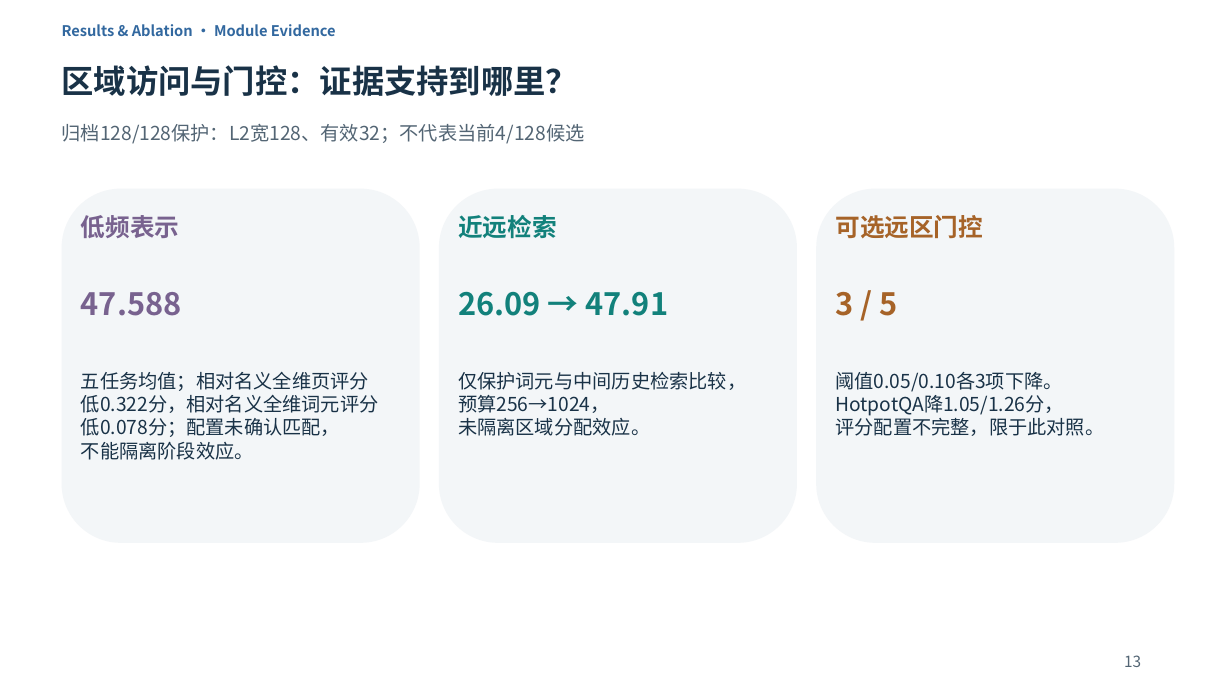
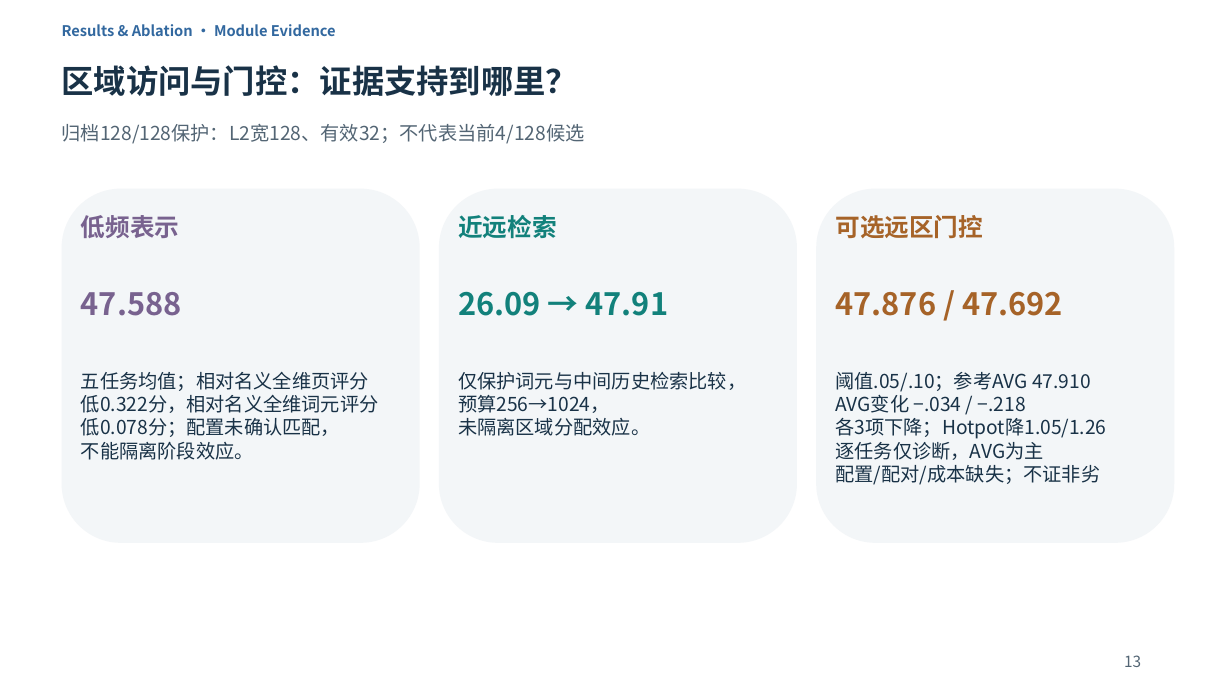
Before and after one commit to Chosen-David/two-level-attention, a slide deck: slide 13 of agent_doc/advice/dac_manuscript/presentation/TwoLevel_UserEdited_20261014.pptx. Drawn at 1232x693 pixels with LibreOffice and Linux fonts; fonts in the diff are those of the drawing. Boxes give left, top, right and bottom in pixels: in the first picture for what was removed or moved away, otherwise in the second. Text is boxed around its words. In the diff, an @@ line names an element or a change of style, - is before the commit and + after.

```diff
--- a/agent_doc/advice/dac_manuscript/presentation/TwoLevel_UserEdited_20261014.pptx
+++ b/agent_doc/advice/dac_manuscript/presentation/TwoLevel_UserEdited_20261014.pptx
@@ text at [835, 292, 1063, 316]: text changed @@
-3 / 5
+47.876 / 47.692
@@ text at [835, 372, 1106, 485]: text changed @@
-阈值0.05/0.10各3项下降。
-HotpotQA降1.05/1.26分，
-评分配置不完整，限于此对照。
+阈值.05/.10；参考AVG 47.910
+AVG变化 −.034 / −.218
+各3项下降；Hotpot降1.05/1.26
+逐任务仅诊断，AVG为主
+配置/配对/成本缺失；不证非劣
```
Also in this commit, not shown: 7 other files.
